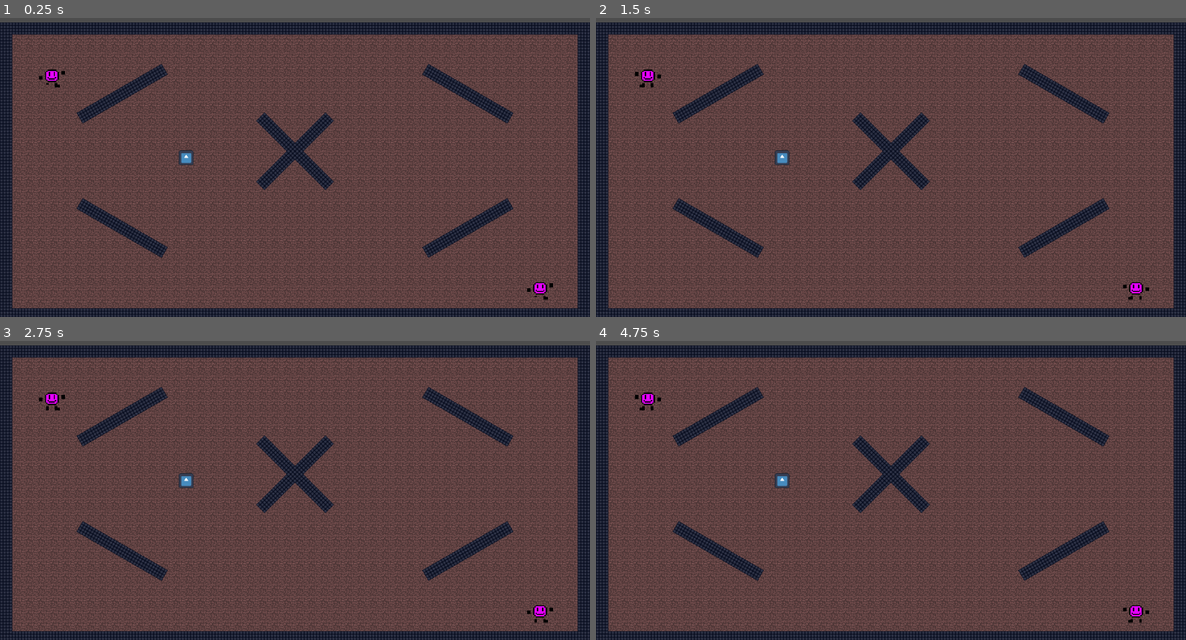
Above: before the commit, frames 1-4 (two rows, left to right).
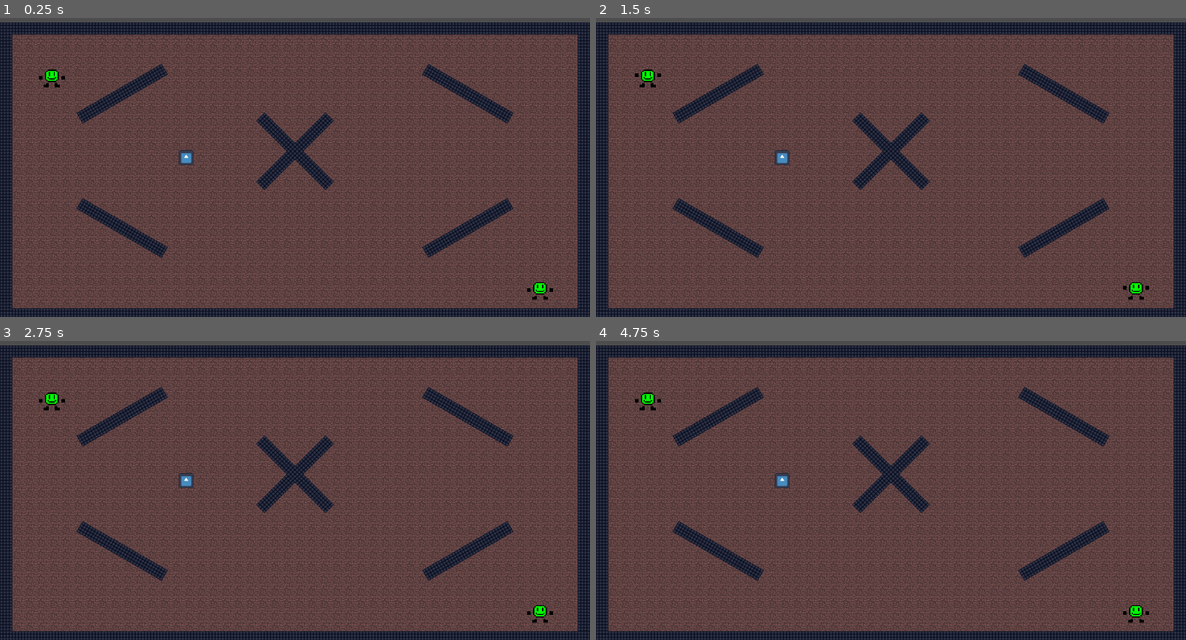
Above: after the commit, the same moments.

Repository: tillmii/Shootjective
Game: Godot game, scene res://main/main.tscn
The game is run twice, just before and just after one commit, with the same random seed, the same clock (stepped at 60 frames per second) and the same inputs. The engine's default icon, where the game draws it, is replaced by a stand-in: a white triangle on a blue panel in a dark square.
Inputs:
- Up to frame 1 (0.25 s): no input
- Up to frame 2 (1.5 s): no input
- Up to frame 3 (2.75 s): no input
- Up to frame 4 (4.75 s): no input

The runs differ from the first frame. In frame 1, 0.2% of the frame differs, in the area x 7-94%, y 17-95%; in frame 2, 0.1%; in frame 3, 0.2%, in the area x 6-94%, y 17-95%; in frame 4, 0.2%.

Commit message:
Add dash

Diff:
--- a/player/player.gd
+++ b/player/player.gd
@@ -2,10 +2,20 @@
 
 @export_enum("p1", "p2") var player_index: String
 const SPEED = 300.0
+const DASH_SPEED = 1200.0
+const DASH_DIST = 200.0
+const DASH_COOLDOWN = 1
 @onready var _animated_sprite = $AnimatedSprite2D
 
+@onready var _dash_cooldown = $DashCooldown
+var can_dash = true
+var is_dashing = false
+var dash_dir: Vector2
+var dash_origin
+
 func _ready():
-	_animated_sprite.play("default")
+	_animated_sprite.play("walk")
+	_animated_sprite.sprite_frames.set_animation_loop("dash", false)
 
 func get_player_index():
 	return player_index
@@ -29,9 +39,29 @@
 		var add_ability_activation
 
 func dash():
-	#placeholder
-	var add_dash_function_pls
+	dash_dir = get_input().normalized()
+	if dash_dir == Vector2.ZERO || !can_dash:
+		return
+	is_dashing = true
+	dash_origin = position
+	_animated_sprite.play("dash")
 
 func _physics_process(delta):
 	velocity = get_input() * SPEED
+	if is_dashing:
+		velocity = dash_dir * DASH_SPEED
+		if position.distance_to(dash_origin) >= DASH_DIST || get_slide_collision_count() > 0:
+			is_dashing = false
+			can_dash = false
+			_dash_cooldown.start(DASH_COOLDOWN)
+	elif velocity == Vector2.ZERO:
+		_animated_sprite.play("idle")
+		return
+	else:
+		_animated_sprite.play("walk")
 	move_and_slide()
+
+
+
+func _on_dash_cooldown_timeout():
+	can_dash = true
--- a/player/player.tscn
+++ b/player/player.tscn
@@ -1,18 +1,76 @@
-[gd_scene load_steps=13 format=3 uid="uid://cq5s0d2kx7dv6"]
+[gd_scene load_steps=25 format=3 uid="uid://cq5s0d2kx7dv6"]
 
 [ext_resource type="Script" path="res://player/player.gd" id="1_17hwi"]
-[ext_resource type="Texture2D" uid="uid://dvn1x2xe17543" path="res://player/art/walk/sprite_0.png" id="1_yvnuy"]
-[ext_resource type="Texture2D" uid="uid://ceqmesp63v33c" path="res://player/art/walk/sprite_1.png" id="2_d0bwd"]
-[ext_resource type="Texture2D" uid="uid://daf3ply12s0xw" path="res://player/art/walk/sprite_2.png" id="3_vyt8v"]
-[ext_resource type="Texture2D" uid="uid://br10ued5nnco0" path="res://player/art/walk/sprite_3.png" id="4_ekhi2"]
-[ext_resource type="Texture2D" uid="uid://tbb3wbf1jvx1" path="res://player/art/walk/sprite_4.png" id="5_cdwl5"]
-[ext_resource type="Texture2D" uid="uid://c1uv0vbcgyd6p" path="res://player/art/walk/sprite_5.png" id="6_pqjha"]
-[ext_resource type="Texture2D" uid="uid://y058ix46jpih" path="res://player/art/walk/sprite_6.png" id="7_fn1hu"]
-[ext_resource type="Texture2D" uid="uid://bhx183rybbnup" path="res://player/art/walk/sprite_7.png" id="8_ygt3a"]
-[ext_resource type="PackedScene" path="res://player/shooter.tscn" id="10_grwlg"]
+[ext_resource type="Texture2D" uid="uid://b7odjty52wiwb" path="res://player/art/walk/sprite_0.png" id="1_yvnuy"]
+[ext_resource type="Texture2D" uid="uid://beeo5orhfry8s" path="res://player/art/dash/sprite_0.png" id="2_6b2yk"]
+[ext_resource type="Texture2D" uid="uid://dbbxq44uuxx3r" path="res://player/art/walk/sprite_1.png" id="2_d0bwd"]
+[ext_resource type="Texture2D" uid="uid://uls5uogfndyl" path="res://player/art/dash/sprite_1.png" id="3_84xmt"]
+[ext_resource type="Texture2D" uid="uid://gdv46ug60dkv" path="res://player/art/walk/sprite_2.png" id="3_vyt8v"]
+[ext_resource type="Texture2D" uid="uid://bxd3jo7fs051f" path="res://player/art/dash/sprite_2.png" id="4_7o0ur"]
+[ext_resource type="Texture2D" uid="uid://d1jknp8kw78qk" path="res://player/art/walk/sprite_3.png" id="4_ekhi2"]
+[ext_resource type="Texture2D" uid="uid://dld6ps328cjr8" path="res://player/art/dash/sprite_3.png" id="5_8bdd4"]
+[ext_resource type="Texture2D" uid="uid://hkktws8726t" path="res://player/art/walk/sprite_4.png" id="5_cdwl5"]
+[ext_resource type="Texture2D" uid="uid://hd27m23x71of" path="res://player/art/walk/sprite_5.png" id="6_pqjha"]
+[ext_resource type="Texture2D" uid="uid://dl3wbv0egcy0h" path="res://player/art/dash/sprite_4.png" id="6_qm8ir"]
+[ext_resource type="Texture2D" uid="uid://ce0g1ntx6wpq2" path="res://player/art/dash/sprite_5.png" id="7_07wjl"]
+[ext_resource type="Texture2D" uid="uid://7vngfmwrfmbp" path="res://player/art/walk/sprite_6.png" id="7_fn1hu"]
+[ext_resource type="Texture2D" uid="uid://bgmjlb8ssbanu" path="res://player/art/dash/sprite_6.png" id="8_r7hbi"]
+[ext_resource type="Texture2D" uid="uid://dieevacmcra4r" path="res://player/art/walk/sprite_7.png" id="8_ygt3a"]
+[ext_resource type="Texture2D" uid="uid://d3kftcqdogxnh" path="res://player/art/idle/sprite_0.png" id="9_xn7cd"]
+[ext_resource type="Texture2D" uid="uid://da7uhltxxq7ge" path="res://player/art/idle/sprite_1.png" id="10_3ix1u"]
+[ext_resource type="PackedScene" uid="uid://c6su31t67ncek" path="res://player/shooter.tscn" id="10_grwlg"]
+[ext_resource type="Texture2D" uid="uid://bsar72glomlv" path="res://player/art/idle/sprite_2.png" id="11_s7ptk"]
+[ext_resource type="Texture2D" uid="uid://c5mar4bjuo0g2" path="res://player/art/idle/sprite_3.png" id="12_qrdfr"]
+[ext_resource type="Texture2D" uid="uid://dan8ni717bwli" path="res://player/art/idle/sprite_4.png" id="13_01m2c"]
 
 [sub_resource type="SpriteFrames" id="SpriteFrames_ywv22"]
 animations = [{
+"frames": [{
+"duration": 1.0,
+"texture": ExtResource("2_6b2yk")
+}, {
+"duration": 1.0,
+"texture": ExtResource("3_84xmt")
+}, {
+"duration": 1.0,
+"texture": ExtResource("4_7o0ur")
+}, {
+"duration": 1.0,
+"texture": ExtResource("5_8bdd4")
+}, {
+"duration": 1.0,
+"texture": ExtResource("6_qm8ir")
+}, {
+"duration": 1.0,
+"texture": ExtResource("7_07wjl")
+}, {
+"duration": 1.0,
+"texture": ExtResource("8_r7hbi")
+}],
+"loop": true,
+"name": &"dash",
+"speed": 30.0
+}, {
+"frames": [{
+"duration": 1.0,
+"texture": ExtResource("9_xn7cd")
+}, {
+"duration": 1.0,
+"texture": ExtResource("10_3ix1u")
+}, {
+"duration": 1.0,
+"texture": ExtResource("11_s7ptk")
+}, {
+"duration": 1.0,
+"texture": ExtResource("12_qrdfr")
+}, {
+"duration": 1.0,
+"texture": ExtResource("13_01m2c")
+}],
+"loop": true,
+"name": &"idle",
+"speed": 10.0
+}, {
 "frames": [{
 "duration": 1.0,
 "texture": ExtResource("1_yvnuy")
@@ -39,7 +97,7 @@
 "texture": ExtResource("8_ygt3a")
 }],
 "loop": true,
-"name": &"default",
+"name": &"walk",
 "speed": 10.0
 }]
 
@@ -55,9 +113,15 @@
 [node name="AnimatedSprite2D" type="AnimatedSprite2D" parent="."]
 scale = Vector2(0.101758, 0.101758)
 sprite_frames = SubResource("SpriteFrames_ywv22")
-frame_progress = 0.321002
+animation = &"idle"
+frame_progress = 0.334184
 
 [node name="CollisionShape2D" type="CollisionShape2D" parent="."]
 shape = SubResource("CapsuleShape2D_qyomo")
 
 [node name="shooter" parent="." instance=ExtResource("10_grwlg")]
+
+[node name="DashCooldown" type="Timer" parent="."]
+one_shot = true
+
+[connection signal="timeout" from="DashCooldown" to="." method="_on_dash_cooldown_timeout"]
--- a/project.godot
+++ b/project.godot
@@ -64,6 +64,7 @@
 p1_dash={
 "deadzone": 0.5,
 "events": [Object(InputEventJoypadButton,"resource_local_to_scene":false,"resource_name":"","device":0,"button_index":9,"pressure":0.0,"pressed":false,"script":null)
+, Object(InputEventKey,"resource_local_to_scene":false,"resource_name":"","device":-1,"window_id":0,"alt_pressed":false,"shift_pressed":false,"ctrl_pressed":false,"meta_pressed":false,"pressed":false,"keycode":0,"physical_keycode":69,"key_label":0,"unicode":101,"echo":false,"script":null)
 ]
 }
 p2_dash={
Binary file added: player/art/dash/sprite_0.png
Not shown, changed: player/art/dash/sprite_0.png.import
Binary file added: player/art/dash/sprite_1.png
Not shown, added: player/art/dash/sprite_1.png.import
Binary file added: player/art/dash/sprite_2.png
Not shown, added: player/art/dash/sprite_2.png.import
Binary file added: player/art/dash/sprite_3.png
Not shown, added: player/art/dash/sprite_3.png.import
Binary file added: player/art/dash/sprite_4.png
Not shown, added: player/art/dash/sprite_4.png.import
Binary file added: player/art/dash/sprite_5.png
Not shown, added: player/art/dash/sprite_5.png.import
(and 26 more such lines)
